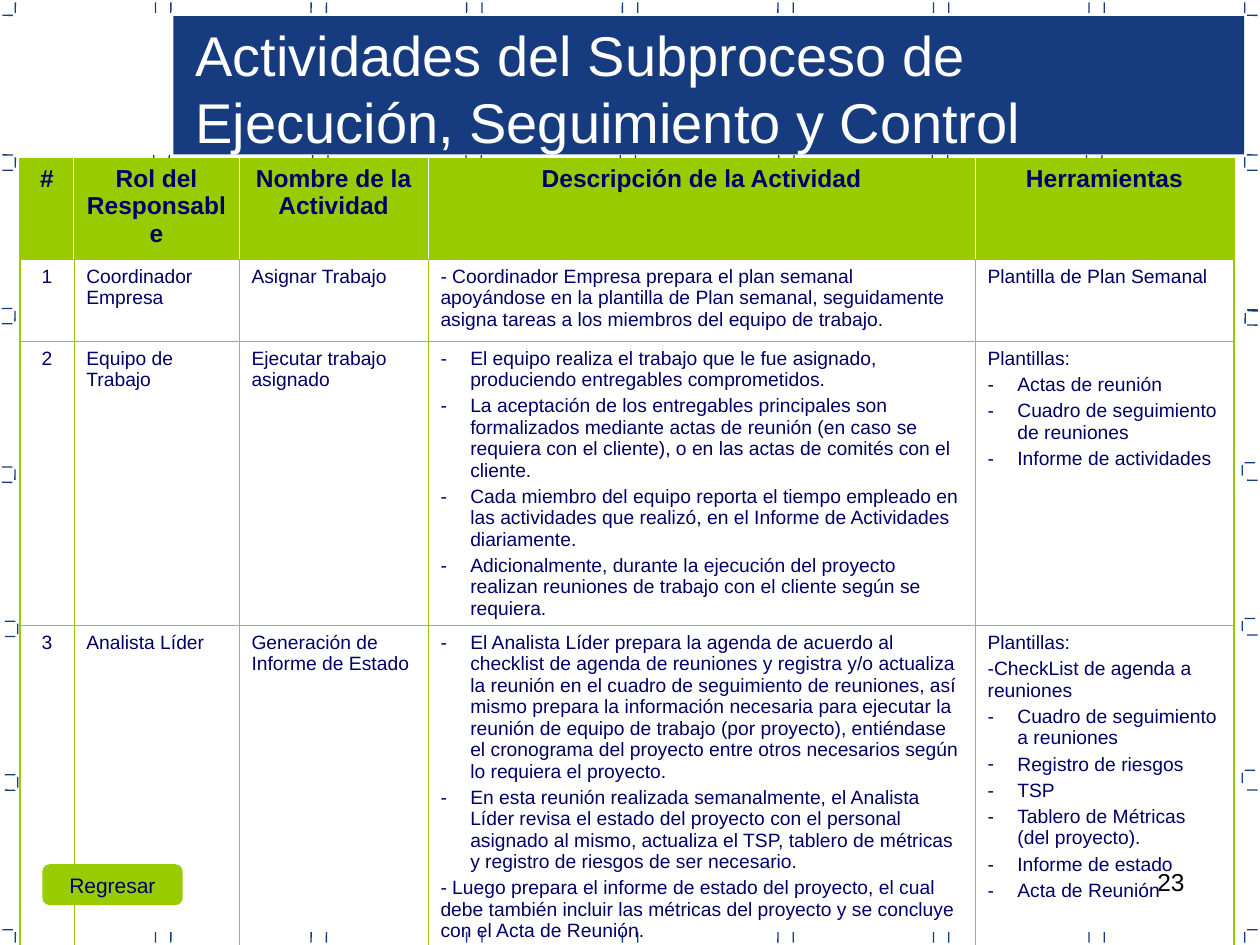
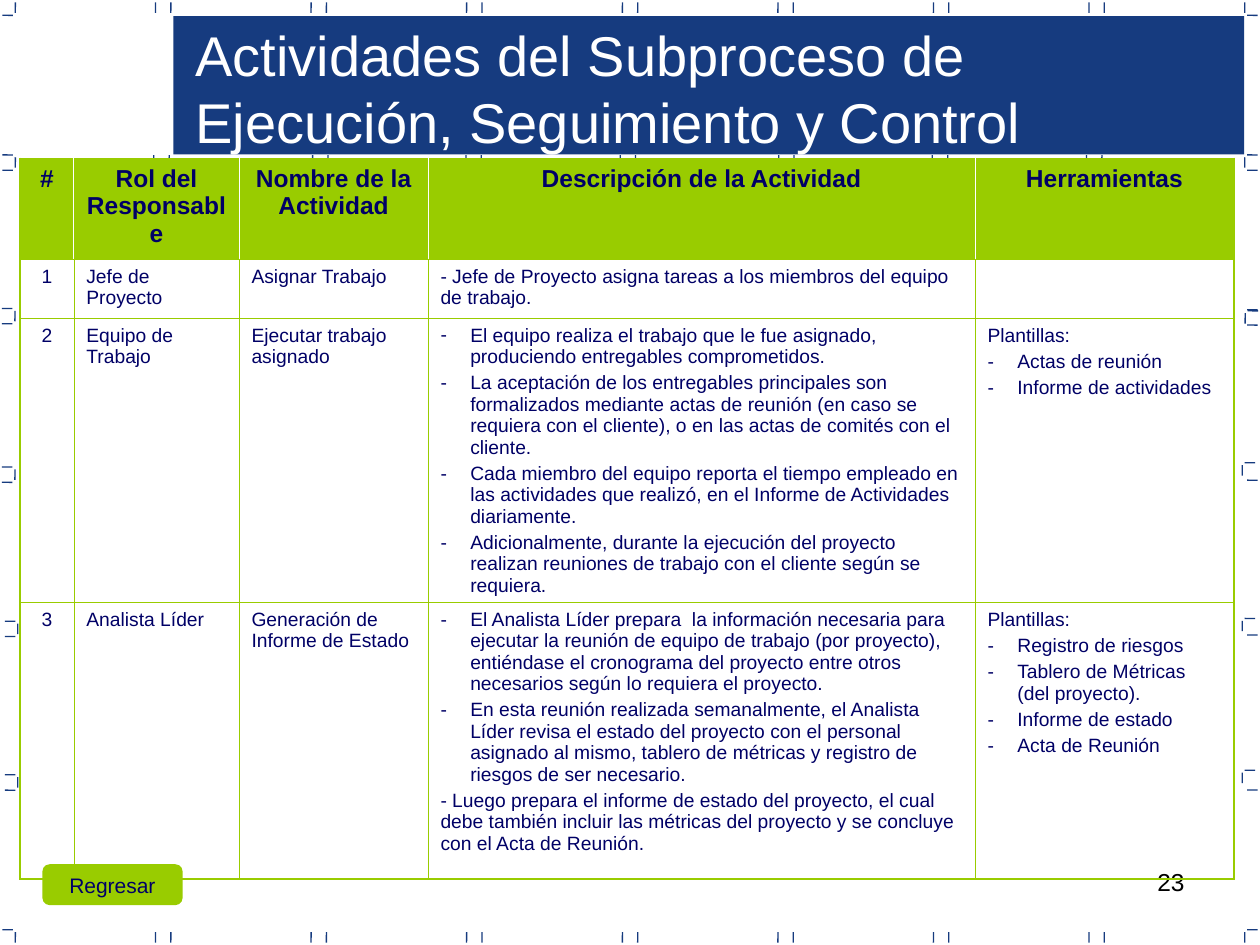
Before and after one commit to joansafr/Dev90PlusPlus, a slide deck: slide 23 of Area PP_PMC/7.0.1.23 Proceso de gestion de proyectos.ppt. Drawn at 1260x945 pixels with LibreOffice and Linux fonts; fonts in the diff are those of the drawing. Boxes give left, top, right and bottom in pixels: in the first picture for what was removed or moved away, otherwise in the second. Text is boxed around its words. In the diff, an @@ line names an element or a change of style, - is before the commit and + after.

Commit message:
Area PP_PMC
Se actualizo la ppt de proceso de gestion y se indico los puntos a
completar/mejorar del Plan de Proyecto (Titulo de color rojo).

```diff
--- a/Area PP_PMC/7.0.1.23 Proceso de gestion de proyectos.ppt
+++ b/Area PP_PMC/7.0.1.23 Proceso de gestion de proyectos.ppt
@@ table at [20, 159, 1234, 876] @@
-row 2: 1 | Coordinador Empresa | Asignar Trabajo | - Coordinador Empresa prepara el plan semanal apoyándose en la plantilla de Plan semanal, seguidamente asigna tareas a los miembros del equipo de trabajo. | Plantilla de Plan Semanal
+row 2: 1 | Jefe de Proyecto | Asignar Trabajo | - Jefe de Proyecto asigna tareas a los miembros del equipo de trabajo. | 
-row 3, column 5: Plantillas: / Actas de reunión / Cuadro de seguimiento de reuniones / Informe de actividades
+row 3, column 5: Plantillas: / Actas de reunión / Informe de actividades
-row 4, column 4: El Analista Líder prepara la agenda de acuerdo al checklist de agenda de reuniones y registra y/o actualiza la reunión en el cuadro de seguimiento de reuniones, así mismo prepara la información necesaria para ejecutar la reunión de equipo de trabajo (por proyecto), entiéndase el cronograma del proyecto entre otros necesarios según lo requiera el proyecto. / En esta reunión realizada semanalmente, el Analista Líder revisa el estado del proyecto con el personal asignado al mismo, actualiza el TSP, tablero de métricas y registro de riesgos de ser necesario. / - Luego prepara el informe de estado del proyecto, el cual debe también incluir las métricas del proyecto y se concluye con el Acta de Reunión.
+row 4, column 4: El Analista Líder prepara la información necesaria para ejecutar la reunión de equipo de trabajo (por proyecto), entiéndase el cronograma del proyecto entre otros necesarios según lo requiera el proyecto. / En esta reunión realizada semanalmente, el Analista Líder revisa el estado del proyecto con el personal asignado al mismo, tablero de métricas y registro de riesgos de ser necesario. / - Luego prepara el informe de estado del proyecto, el cual debe también incluir las métricas del proyecto y se concluye con el Acta de Reunión.
-row 4, column 5: Plantillas: / -CheckList de agenda a reuniones / Cuadro de seguimiento a reuniones / Registro de riesgos / TSP / Tablero de Métricas (del proyecto). / Informe de estado / Acta de Reunión
+row 4, column 5: Plantillas: / Registro de riesgos / Tablero de Métricas (del proyecto). / Informe de estado / Acta de Reunión
```
Also in this commit, not shown: 19 other slides changed, 1 other file.
